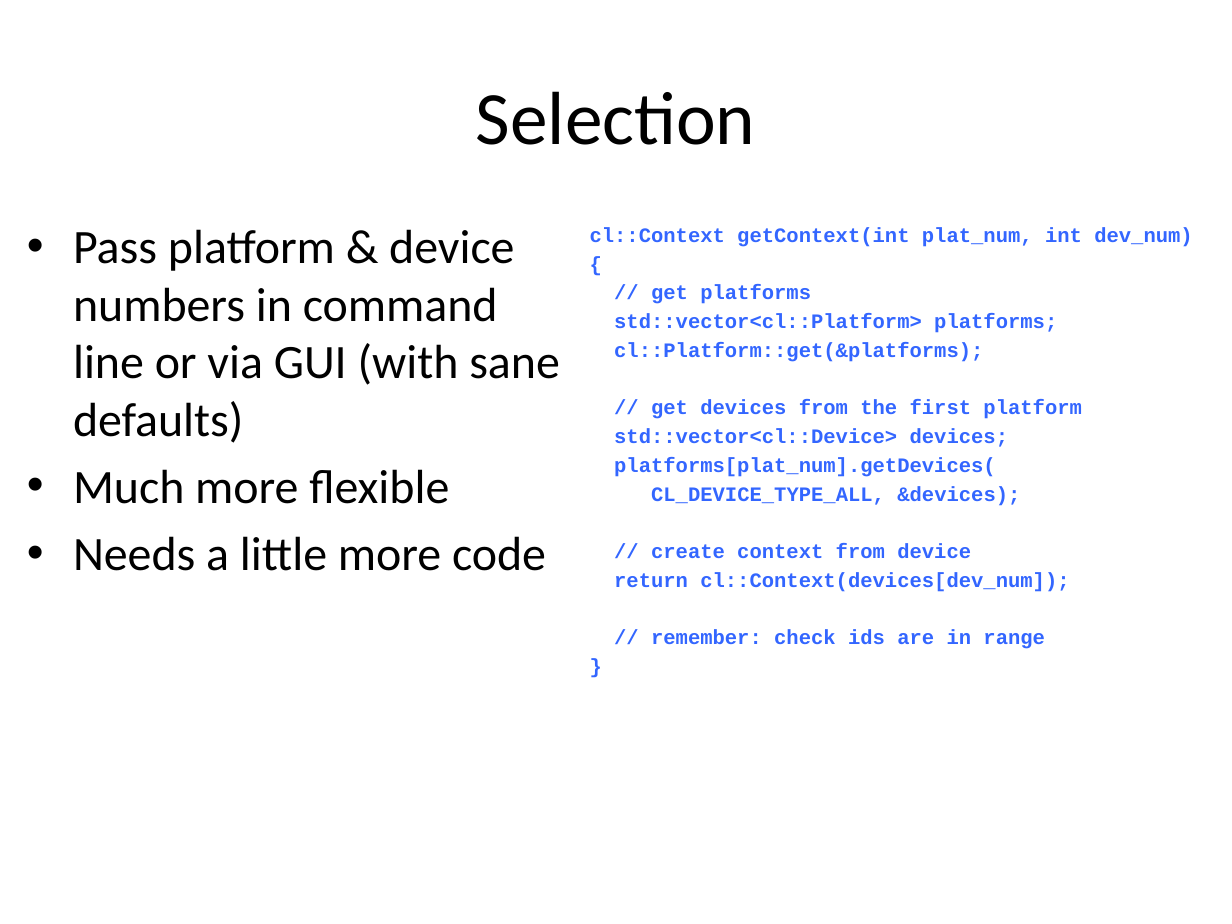
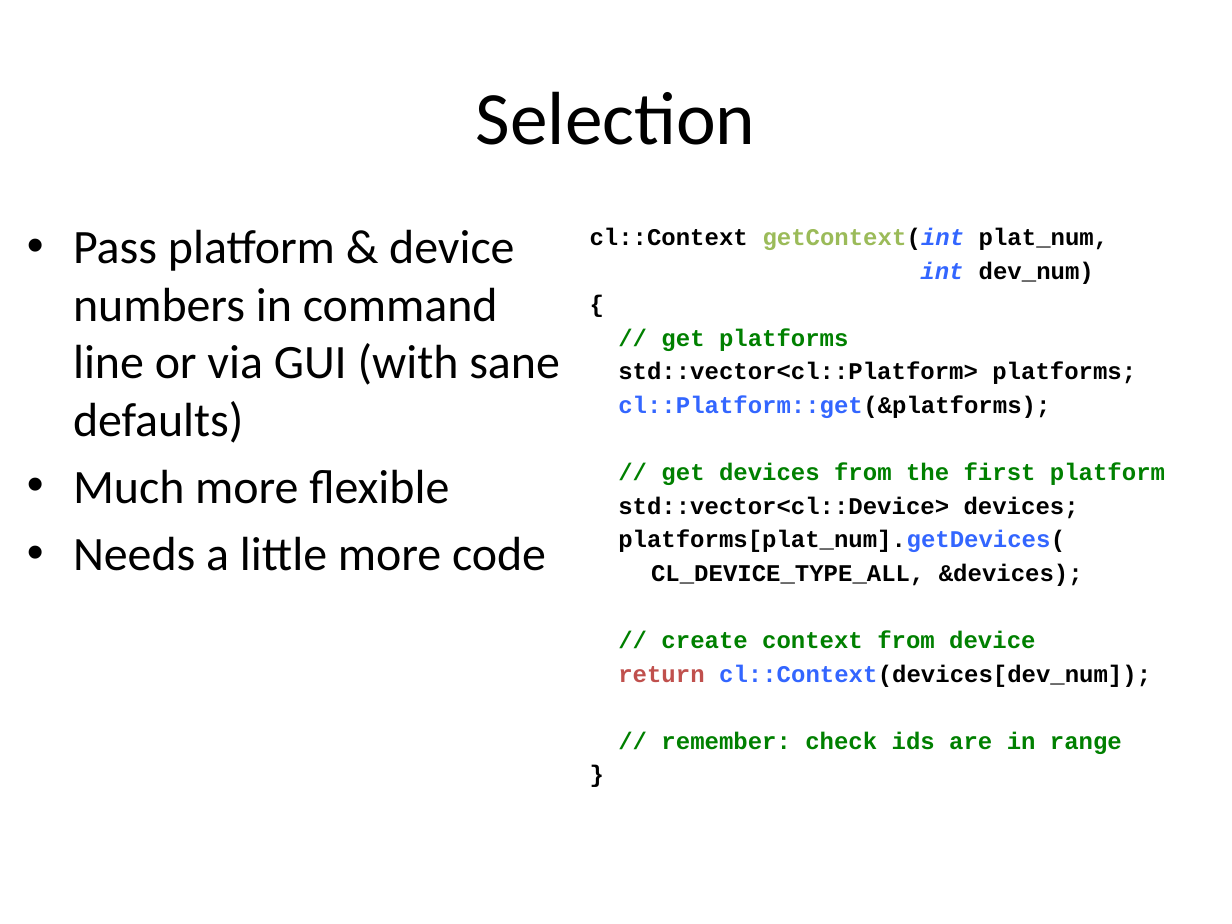
Before and after one commit to UoB-HPC/opencl-training-code, a slide deck: slide 4 of slides/advanced_part1.pptx. Drawn at 1232x924 pixels with LibreOffice and Linux fonts; fonts in the diff are those of the drawing. Boxes give left, top, right and bottom in pixels: in the first picture for what was removed or moved away, otherwise in the second. Text is boxed around its words. In the diff, an @@ line names an element or a change of style, - is before the commit and + after.

```diff
--- a/slides/advanced_part1.pptx
+++ b/slides/advanced_part1.pptx
@@ text at box(590, 228, 1108, 284): text changed; size 12 to 14 pt; text colour #3366FF to #000000 @@
-cl::Context getContext(int plat_num, int dev_num)
+cl::Context getContext(int plat_num,
+int dev_num)
@@ text at box(618, 328, 1165, 754): size 12 to 14 pt in "{", "// get platforms", "std::vector<cl::Platform> platforms;", "cl::Platform::get(&platforms);" and 8 more places; text colour #3366FF to #000000 in "{", "std::vector<cl::Platform> platforms;", "cl::Platform::get(&platforms);", "std::vector<cl::Device> devices;" and 4 more places; text colour #3366FF to #008000 in "// get platforms", "// get devices from the first platform", "// create context from device", "// remember: check ids are in range"; text colour #3366FF to #C0504D in "return" @@
```
Also in this commit, not shown: 4 other slides changed, 3 other files.
